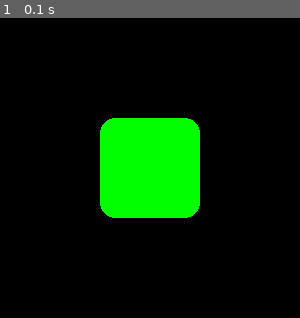
Above: before the commit, frame 1.
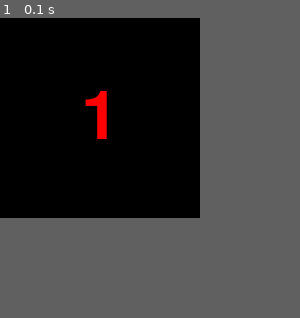
Above: after the commit, the same moment.

Repository: ArtemADD/pygame
Game: pygame game, started from main.py
The game is run twice, just before and just after one commit, with the same random seed, the same clock (stepped at 60 frames per second) and the same inputs.
Inputs:
- Up to frame 1 (0.1 s): no input
The window is 300x300 before the commit and 200x200 after it. Grey fills any space a smaller window leaves; there, only what the larger window draws over its background counts as a difference.

The runs differ from the first frame. In frame 1, 11% of the frame differs, in the area x 28-67%, y 24-67%.

Commit message:
Я слежу за тобой!

Diff:
--- a/main.py
+++ b/main.py
@@ -1,25 +1,15 @@
 import pygame as pg
-
-LEFT_UP = 1
-LEFT_DOWN = 2
-RIGHT_DOWN = 3
-RIGHT_UP = 4
 
 
 class Game:
     def __init__(self):
         pg.init()
-        pg.display.set_caption('Перетаскивание')
-        self.size = self.width, self.height = 300, 300
+        pg.display.set_caption('Я слежу за тобой!')
+        self.size = self.width, self.height = 200, 200
         self.screen = pg.display.set_mode(self.size)
         self.screen.fill('black')
         self.display = pg.display
-        self.v = 5
-        self.balls = []
-        self.fps = 30
-        self.clock = pg.time.Clock()
-        self.rect = Rect(self.screen)
-        self.grap = False
+        self.num = Number(self)
         self.run()
         pg.quit()
 
@@ -29,42 +19,27 @@
             for event in pg.event.get():
                 if event.type == pg.QUIT:
                     running = False
-                if event.type == pg.MOUSEBUTTONDOWN:
-                    if event.button == pg.BUTTON_LEFT:
-                        if (event.pos[0] in range(self.rect.x, self.rect.x + self.rect.w)
-                                and event.pos[1] in range(self.rect.y, self.rect.y + self.rect.w)):
-                            self.rect.pos_grap = event.pos
-                            self.grap = True
-                if event.type == pg.MOUSEBUTTONUP:
-                    self.rect.x, self.rect.y = self.rect.pos
-                    self.grap = False
-                if event.type == pg.MOUSEMOTION and self.grap:
-                    self.rect.move(event.pos)
+                if event.type == pg.WINDOWFOCUSLOST:
+                    self.num.score += 1
             self.screen.fill('black')
             self.draw()
-            self.clock.tick(self.fps)
             self.display.flip()
 
     def draw(self):
-        self.rect.draw()
+        self.num.draw()
 
 
-class Rect:
-    def __init__(self, screen):
-        self.screen = screen
-        self.pos = 100, 100
-        self.x, self.y = self.pos
-        self.w = 100
-        self.pos_grap = [0, 0]
-
-    def move(self, pos):
-        x, y = pos
-        x -= self.pos_grap[0]
-        y -= self.pos_grap[1]
-        self.pos = [self.x + x, self.y + y]
+class Number:
+    def __init__(self, game):
+        self.screen = game.screen
+        self.game = game
+        self.score = 1
+        self.font = pg.font.Font(None, 100)
 
     def draw(self):
-        pg.draw.rect(self.screen, 'green', (*self.pos, self.w, self.w), border_radius=15)
+        text = self.font.render(str(self.score), True, 'red')
+        pos = self.game.width // 2 - text.get_width() // 2, self.game.height // 2 - text.get_height() // 2
+        self.screen.blit(text, pos)
 
 
 if __name__ == '__main__':
